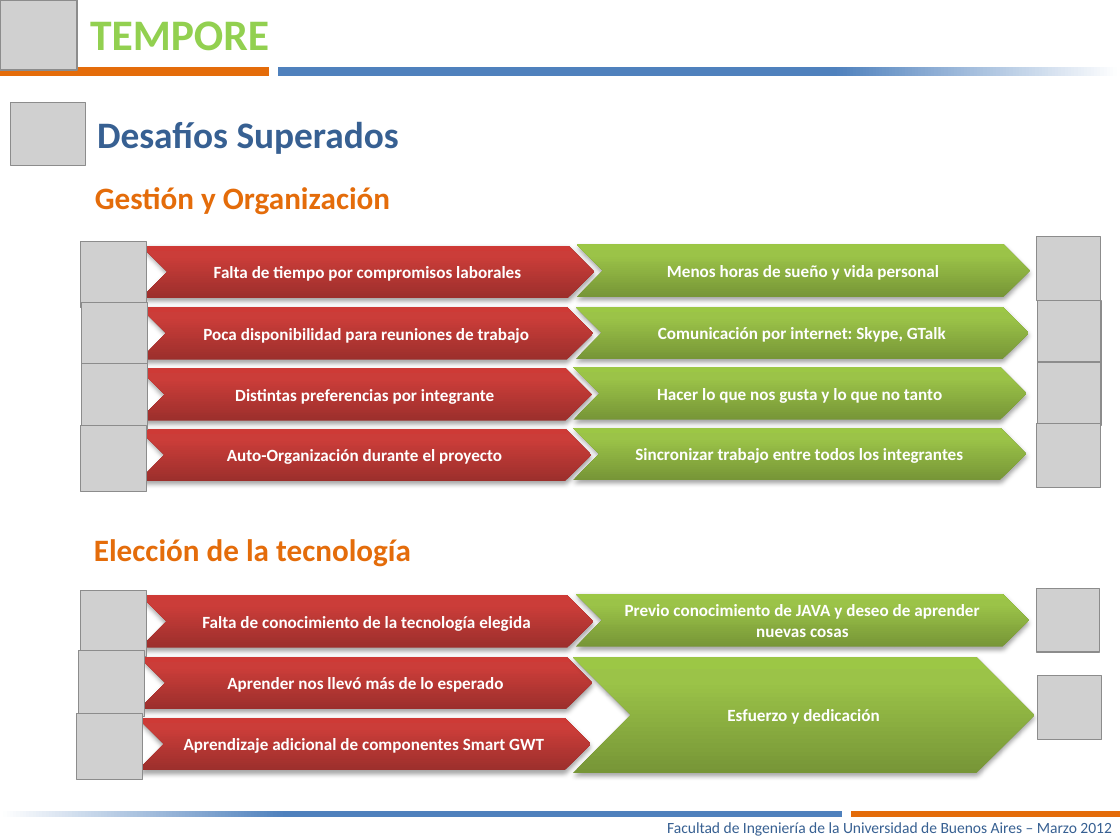
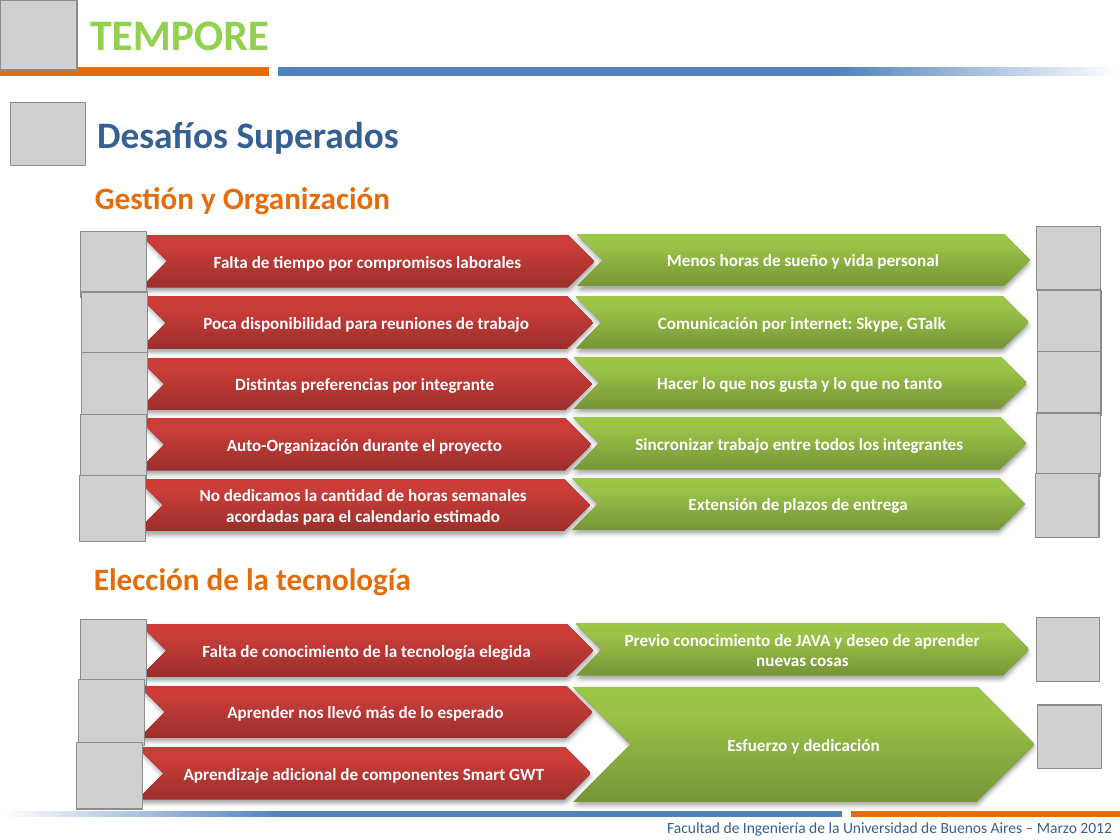
Before and after one commit to joshishimla99/tempore, a slide deck: slide 9 of docs/Presentacion Final/Tempore – Manejá tus tiempos-V4.pptx. Drawn at 1120x840 pixels with LibreOffice and Linux fonts; fonts in the diff are those of the drawing; grey boxes stand for pictures. Boxes give left, top, right and bottom in pixels: in the first picture for what was removed or moved away, otherwise in the second. Text is boxed around its words. In the diff, an @@ line names an element or a change of style, - is before the commit and + after.

Commit message:
update presentacion

```diff
--- a/docs/Presentacion Final/Tempore – Manejá tus tiempos-V4.pptx
+++ b/docs/Presentacion Final/Tempore – Manejá tus tiempos-V4.pptx
@@ 8 pictures, 8 chevrons: place and size @@
-8 pictures, 8 chevrons at <box>81,236,1101,492</box>
+8 pictures, 8 chevrons at <box>81,226,1101,480</box>
@@ picture added at <box>80,476,146,542</box> @@
@@ chevron added at <box>137,479,590,532</box>, fill gradient #9C2F2D to #CB3E3A to #CE3B37, 11 pt, text #FFFFFF, bold @@
+No dedicamos la cantidad de horas semanales acordadas para el calendario estimado
@@ chevron added at <box>572,478,1026,531</box>, fill gradient #779737 to #9BC348 to #9DC746, 11 pt, text #FFFFFF, bold @@
+Extensión de plazos de entrega
@@ picture added at <box>1035,474,1099,538</box> @@
@@ 5 pictures, 5 chevrons, 1 text: place and size @@
-5 pictures, 5 chevrons, 1 text at <box>76,539,1102,780</box>
+5 pictures, 5 chevrons, 1 text at <box>76,568,1102,809</box>
```
Also in this commit, not shown: 3 other slides changed.
